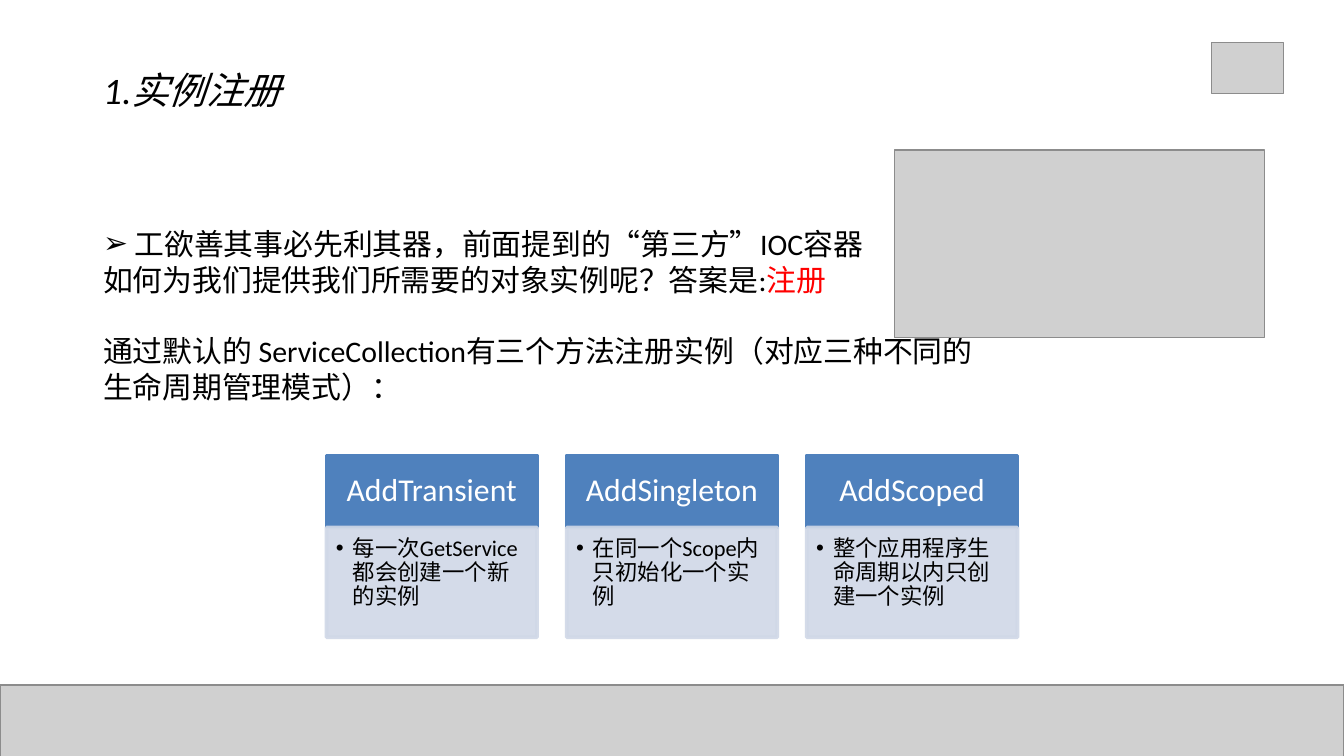
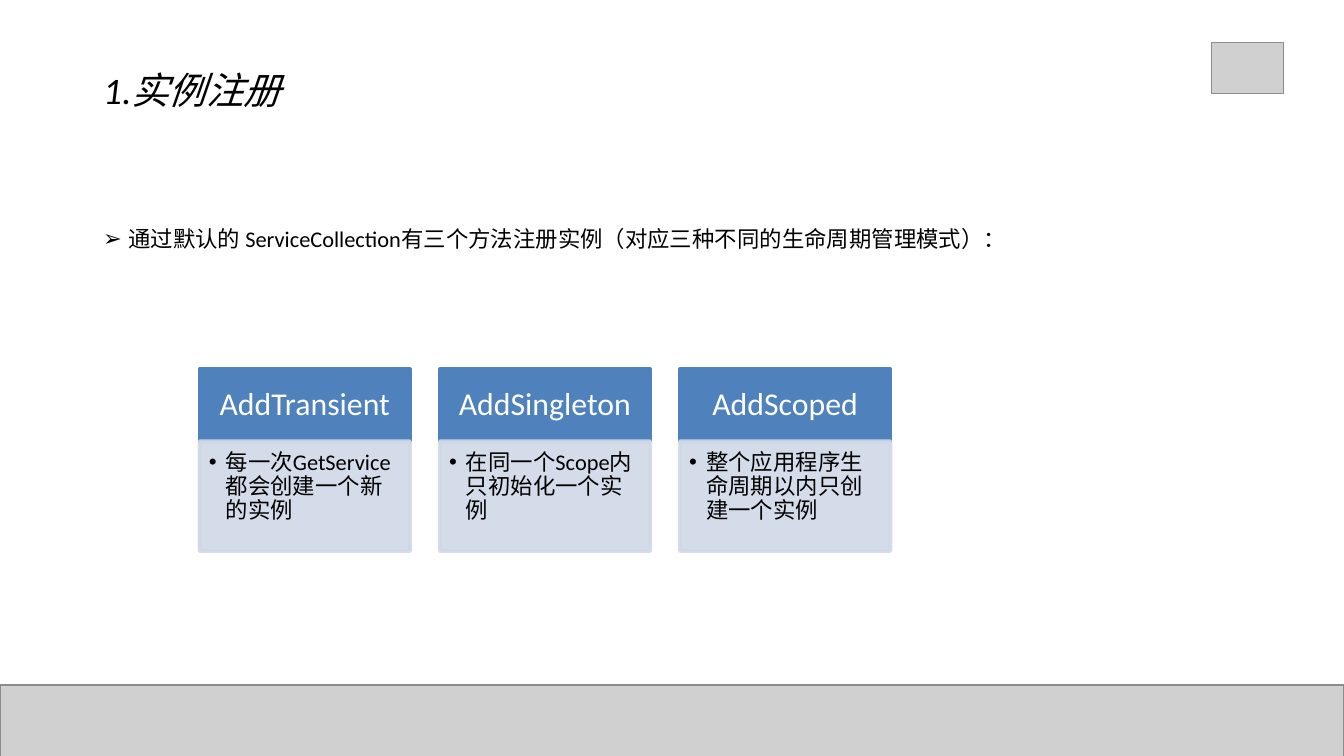
Before and after one commit to Mrchensama/DependenceInjection, a slide deck: slide 20 of 陈胡-依赖注入.pptx (slide 22 before the commit). Drawn at 1344x756 pixels with LibreOffice and Linux fonts; fonts in the diff are those of the drawing; grey boxes stand for pictures. Boxes give left, top, right and bottom in pixels: in the first picture for what was removed or moved away, otherwise in the second. Text is boxed around its words. In the diff, an @@ line names an element or a change of style, - is before the commit and + after.

```diff
--- a/陈胡-依赖注入.pptx
+++ b/陈胡-依赖注入.pptx
@@ picture removed at bbox=[894, 151, 1265, 339] @@
@@ text "通过默认的 ServiceCollection有三个方法注册实例（对应三种不同的生命周期管理模式）：" at bbox=[128, 228, 1006, 249]: size 16 to 12 pt; bullet none to ➢ @@
@@ text at bbox=[103, 230, 863, 294]: paragraphs removed @@
-➢ 工欲善其事必先利其器，前面提到的“第三方”IOC容器
-如何为我们提供我们所需要的对象实例呢？答案是:注册
@@ rectangle: place and size @@
-rectangle at bbox=[806, 456, 1017, 528]
+rectangle at bbox=[199, 370, 410, 442]
@@ rectangle: place and size @@
-rectangle at bbox=[327, 456, 538, 528]
+rectangle at bbox=[439, 370, 650, 442]
@@ text "AddScoped": place and size @@
-text "AddScoped" at bbox=[839, 479, 984, 506]
+text "AddScoped" at bbox=[712, 393, 857, 420]
@@ rectangle: place and size @@
-rectangle at bbox=[567, 456, 778, 528]
+rectangle at bbox=[680, 370, 891, 442]
@@ rectangle: place and size @@
-rectangle at bbox=[806, 528, 1017, 638]
+rectangle at bbox=[199, 441, 410, 551]
@@ 4 texts: place and size @@
-4 texts at bbox=[347, 479, 759, 560]
+4 texts at bbox=[220, 393, 632, 474]
@@ rectangle: place and size @@
-rectangle at bbox=[327, 528, 538, 638]
+rectangle at bbox=[439, 441, 650, 551]
@@ text "整个应用程序生命周期以内只创建一个实例": place and size @@
-text "整个应用程序生命周期以内只创建一个实例" at bbox=[833, 537, 990, 606]
+text "整个应用程序生命周期以内只创建一个实例" at bbox=[706, 451, 863, 520]
@@ rectangle: place and size @@
-rectangle at bbox=[567, 528, 778, 638]
+rectangle at bbox=[680, 441, 891, 551]
```
Also in this commit, not shown: 28 other slides changed, 4 slides added, 4 slides removed, 5 other files.
